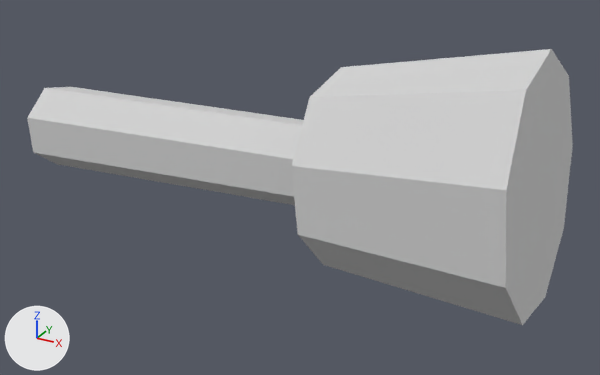
Before and after pictures for a commit that changed the OBJ model assets/character/obj_parts/arm_l.obj.
One viewpoint serves both versions: a 50 mm camera at (0.174, -0.731, 0.312) aimed at (-0.228, 0.0, -0.054). The axes (+X, +Y, +Z) are drawn at lower left. The lights are the same throughout. The picture after the commit comes second. Where no turn or scale is listed for an object, it has been applied to the vertices.

Objects in the first picture: 'Small_fabric_shoulder_L', 'Upper_twig_arm_L'.
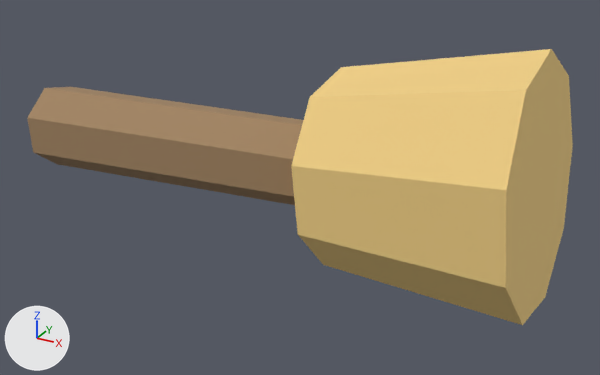
Diff of the bpy script that builds the scene:
```diff
--- a/assets/character/obj_parts/arm_l.obj.py
+++ b/assets/character/obj_parts/arm_l.obj.py
@@ mat_material_01_07_warm_brown_branch @@
+mat_material_01_07_warm_brown_branch = principled_material('material_01_07_Warm_brown_branch')
+mat_material_01_07_warm_brown_branch.base_color = (0.36, 0.23, 0.12)  # brown #a28461
+mat_material_01_07_warm_brown_branch.roughness = 0.911
@@ mat_material_00_16_warm_yellow_sleeves @@
+mat_material_00_16_warm_yellow_sleeves = principled_material('material_00_16_Warm_yellow_sleeves')
+mat_material_00_16_warm_yellow_sleeves.base_color = (0.87, 0.62, 0.23)  # beige #f0ce84
+mat_material_00_16_warm_yellow_sleeves.roughness = 0.923
@@ me_small_fabric_shoulder_l @@
 me_small_fabric_shoulder_l.from_pydata(...)  # 18 vertices, 32 faces; spans x -0.19..0.042, y -0.12..0.128, z -0.125..0.125
-me_small_fabric_shoulder_l.materials.append(mat_material_default)  # light grey #d3d3d3
+me_small_fabric_shoulder_l.materials.append(mat_material_00_16_warm_yellow_sleeves)  # beige #f0ce84
@@ me_upper_twig_arm_l @@
 me_upper_twig_arm_l.from_pydata(...)  # 14 vertices, 24 faces; spans x -0.582..-0.138, y -0.047..0.052, z -0.091..0.026
-me_upper_twig_arm_l.materials.append(mat_material_default)  # light grey #d3d3d3
+me_upper_twig_arm_l.materials.append(mat_material_01_07_warm_brown_branch)  # brown #a28461
```

Boxes (x1, y1, x2, y2) around the edits, measured in the pictures (600 x 375 px):
'Small_fabric_shoulder_L', recoloured (light grey to beige): (291, 49, 573, 325) in both
'Upper_twig_arm_L', recoloured (light grey to brown): (27, 87, 303, 205) in both
